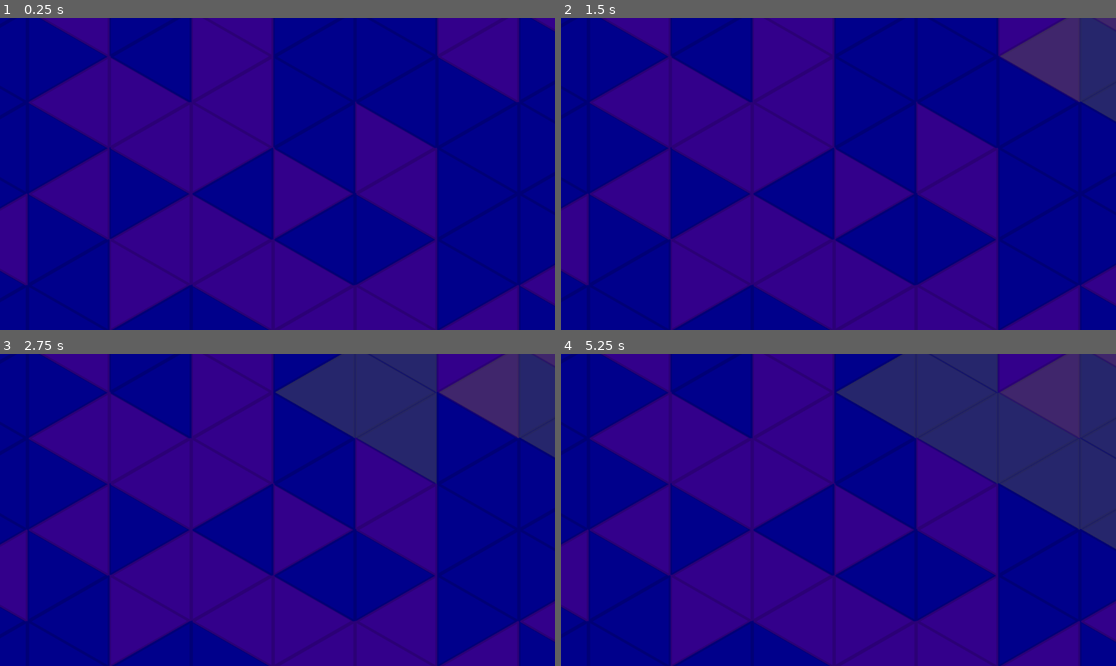
Above: before the commit, frames 1-4 (two rows, left to right).
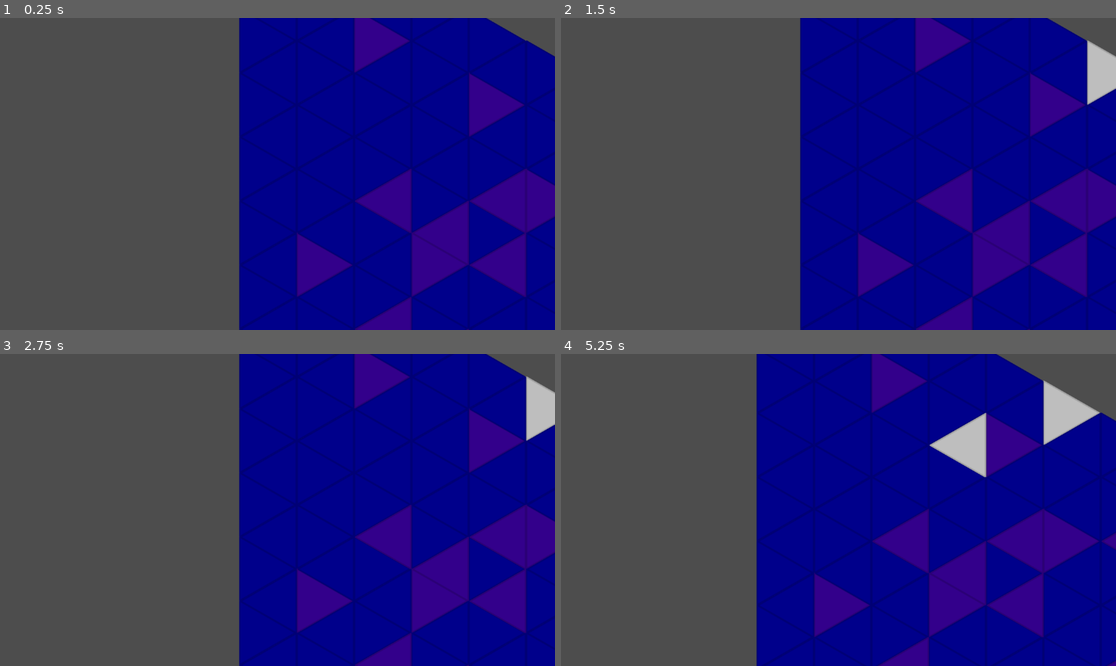
Above: after the commit, the same moments.

Repository: arrowira/microjam57
Game: Godot game, scene res://scenes/main.tscn
Same seed, same stepped clock (60 frames per second), same inputs: the game is played once before the commit and once after it.
Inputs (mouse positions are in pixels of both pictures, inside the frame that each line leads up to):
- Up to frame 1 (0.25 s): no input
- Up to frame 2 (1.5 s): tap Enter at 0.5 s; move the mouse to (1110, 55) at 0.52 s; click (1110, 55) at 0.6 s; tap Space at 1.25 s; click (1110, 55) at 1.35 s
- Up to frame 3 (2.75 s): tap Enter at 2 s; move the mouse to (382, 391) at 2.02 s; click (382, 391) at 2.1 s
- Up to frame 4 (5.25 s): tap Space at 2.75, 4.25 s; click (943, 391) at 2.85 s; tap Enter at 3.5 s; move the mouse to (1027, 438) at 3.52 s; click (1027, 438) at 3.6 s; click (1027, 438) at 4.35 s; move the mouse to (1110, 485) at 5.02 s; click (1110, 485) at 5.1 s

The runs differ from the first frame. In frame 1, 70% of the frame differs, in the area x 0-100%, y 0-100%; in frame 2, 71%; in frame 3, 77%; in frame 4, 81%.

Commit message:
operational camera movement

Diff:
--- a/colonysim-micro-jam/scenes/main.tscn
+++ b/colonysim-micro-jam/scenes/main.tscn
@@ -1,8 +1,29 @@
-[gd_scene load_steps=2 format=3 uid="uid://do2y2rxcevt50"]
+[gd_scene load_steps=4 format=3 uid="uid://do2y2rxcevt50"]
 
 [ext_resource type="PackedScene" uid="uid://boxtb7fd348qt" path="res://scenes/tilegroup.tscn" id="1_0wfyh"]
+[ext_resource type="Script" uid="uid://carv07d8dyemw" path="res://scripts/camera.gd" id="2_0wfyh"]
+
+[sub_resource type="CapsuleShape2D" id="CapsuleShape2D_0wfyh"]
+radius = 240.00003
+height = 1015.0
 
 [node name="main" type="Node2D"]
 
 [node name="tileGroup" parent="." instance=ExtResource("1_0wfyh")]
 position = Vector2(-53, -775)
+
+[node name="Camera2D" type="Camera2D" parent="."]
+zoom = Vector2(0.7, 0.7)
+script = ExtResource("2_0wfyh")
+
+[node name="CanvasLayer" type="CanvasLayer" parent="."]
+
+[node name="Area2D" type="Area2D" parent="CanvasLayer"]
+
+[node name="CollisionShape2D" type="CollisionShape2D" parent="CanvasLayer/Area2D"]
+position = Vector2(577.5, 320)
+rotation = 1.5707964
+shape = SubResource("CapsuleShape2D_0wfyh")
+
+[connection signal="mouse_entered" from="CanvasLayer/Area2D" to="Camera2D" method="_on_area_2d_mouse_entered"]
+[connection signal="mouse_exited" from="CanvasLayer/Area2D" to="Camera2D" method="_on_area_2d_mouse_exited"]
--- a/colonysim-micro-jam/scenes/tile.tscn
+++ b/colonysim-micro-jam/scenes/tile.tscn
@@ -27,5 +27,3 @@
 
 [connection signal="mouse_entered" from="clickbox" to="." method="_on_clickbox_mouse_entered"]
 [connection signal="mouse_exited" from="clickbox" to="." method="_on_clickbox_mouse_exited"]
-[connection signal="mouse_entered" from="area" to="." method="_on_clickbox_mouse_entered"]
-[connection signal="mouse_exited" from="area" to="." method="_on_clickbox_mouse_exited"]
--- /dev/null
+++ b/colonysim-micro-jam/scripts/camera.gd
@@ -0,0 +1,14 @@
+extends Camera2D
+
+var flying = false
+func _on_area_2d_mouse_exited() -> void:
+	flying = true
+
+
+func _on_area_2d_mouse_entered() -> void:
+	flying = false
+
+func _physics_process(delta: float) -> void:
+	if flying:
+		var dir = (get_local_mouse_position()-Vector2.ZERO).normalized()
+		position+=10*dir
--- a/colonysim-micro-jam/scripts/tile.gd
+++ b/colonysim-micro-jam/scripts/tile.gd
@@ -4,7 +4,7 @@
 var special = 0
 # Called when the node enters the scene tree for the first time.
 func _ready() -> void:
-	special = randi_range(0,2)
+	special = randi_range(0,5)
 	$EquilateralTriangle.modulate = Color.DARK_BLUE
 	if special == 1:
 		$EquilateralTriangle.modulate.r = 0.2
@@ -13,7 +13,7 @@
 # Called every frame. 'delta' is the elapsed time since the previous frame.
 func _process(delta: float) -> void:
 	if Input.is_action_just_pressed("click") and inMouse:
-		$EquilateralTriangle.modulate.a = 0.5
+		$EquilateralTriangle.modulate = Color.GRAY
 
 
 func _on_clickbox_mouse_entered() -> void:
--- a/colonysim-micro-jam/scripts/tileSpawner.gd
+++ b/colonysim-micro-jam/scripts/tileSpawner.gd
@@ -2,7 +2,8 @@
 
 var tile = preload("res://scenes/tile.tscn")
 
-var gridSize = 10
+var gridSize = 40
+
 # Called when the node enters the scene tree for the first time.
 func _ready() -> void:
 	# right arrows
Not shown, added: colonysim-micro-jam/scripts/camera.gd.uid
